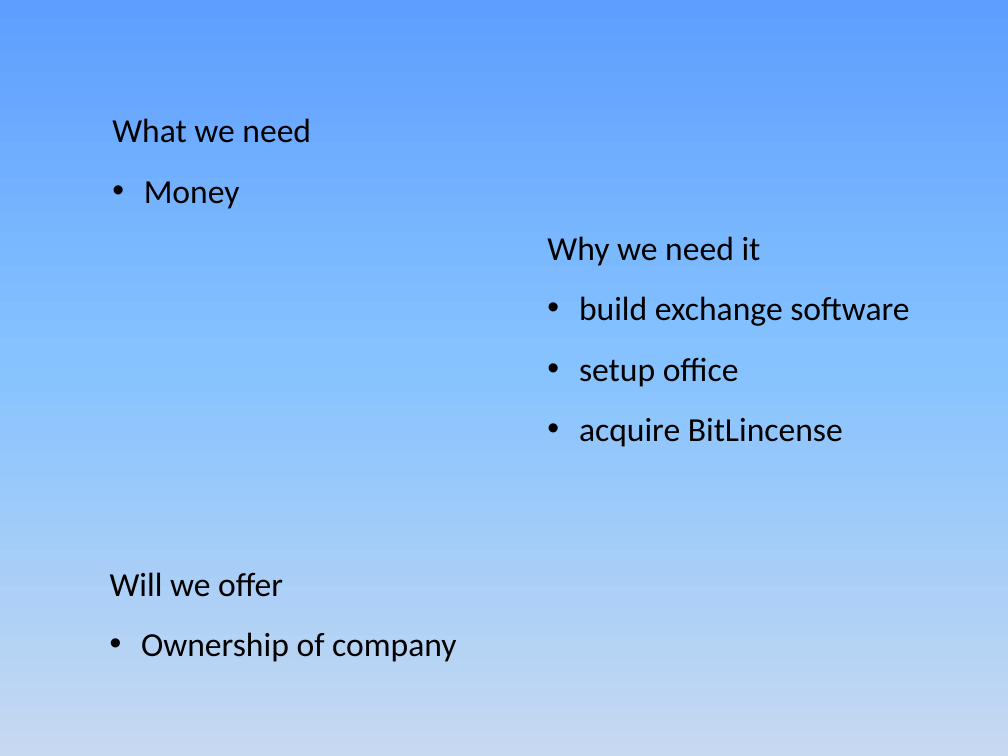
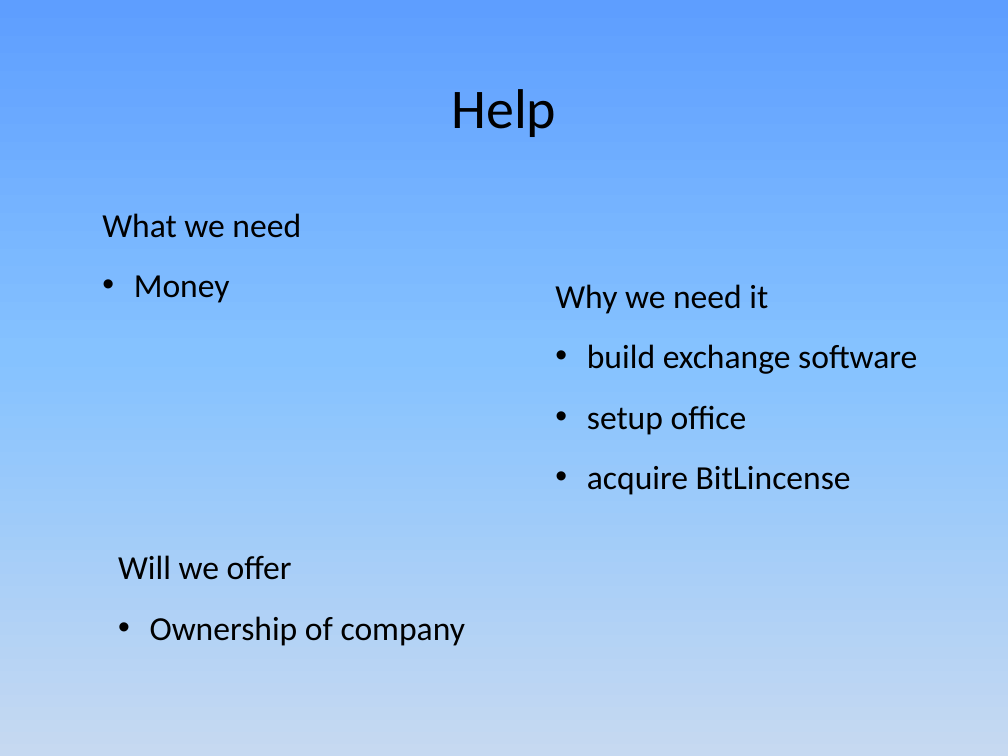
Before and after one commit to JamesLeB/Business, a slide deck: slide 14 of TODO/2-Monday/Presentation1.pptx. Drawn at 1008x756 pixels with LibreOffice and Linux fonts; fonts in the diff are those of the drawing. Boxes give left, top, right and bottom in pixels: in the first picture for what was removed or moved away, otherwise in the second. Text is boxed around its words. In the diff, an @@ line names an element or a change of style, - is before the commit and + after.

```diff
--- a/TODO/2-Monday/Presentation1.pptx
+++ b/TODO/2-Monday/Presentation1.pptx
@@ text added at (x1=451, y1=89, x2=556, y2=137), 40 pt, text #000000 @@
+Help
@@ text "What we need" moved from (x1=112, y1=118, x2=311, y2=209) to (x1=102, y1=213, x2=301, y2=303) @@
@@ text "Why we need it" moved from (x1=547, y1=236, x2=909, y2=447) to (x1=555, y1=284, x2=917, y2=495) @@
@@ text "Will we offer" moved from (x1=110, y1=572, x2=456, y2=662) to (x1=118, y1=555, x2=465, y2=646) @@
```
Also in this commit, not shown: 1 other slide changed, 1 slide added, 1 slide removed, 2 other files.
